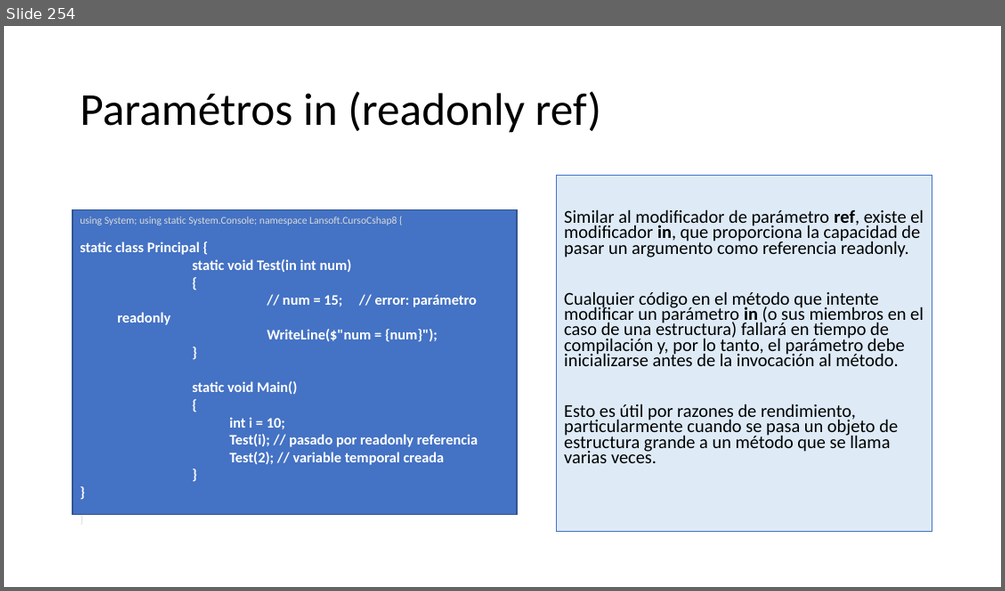
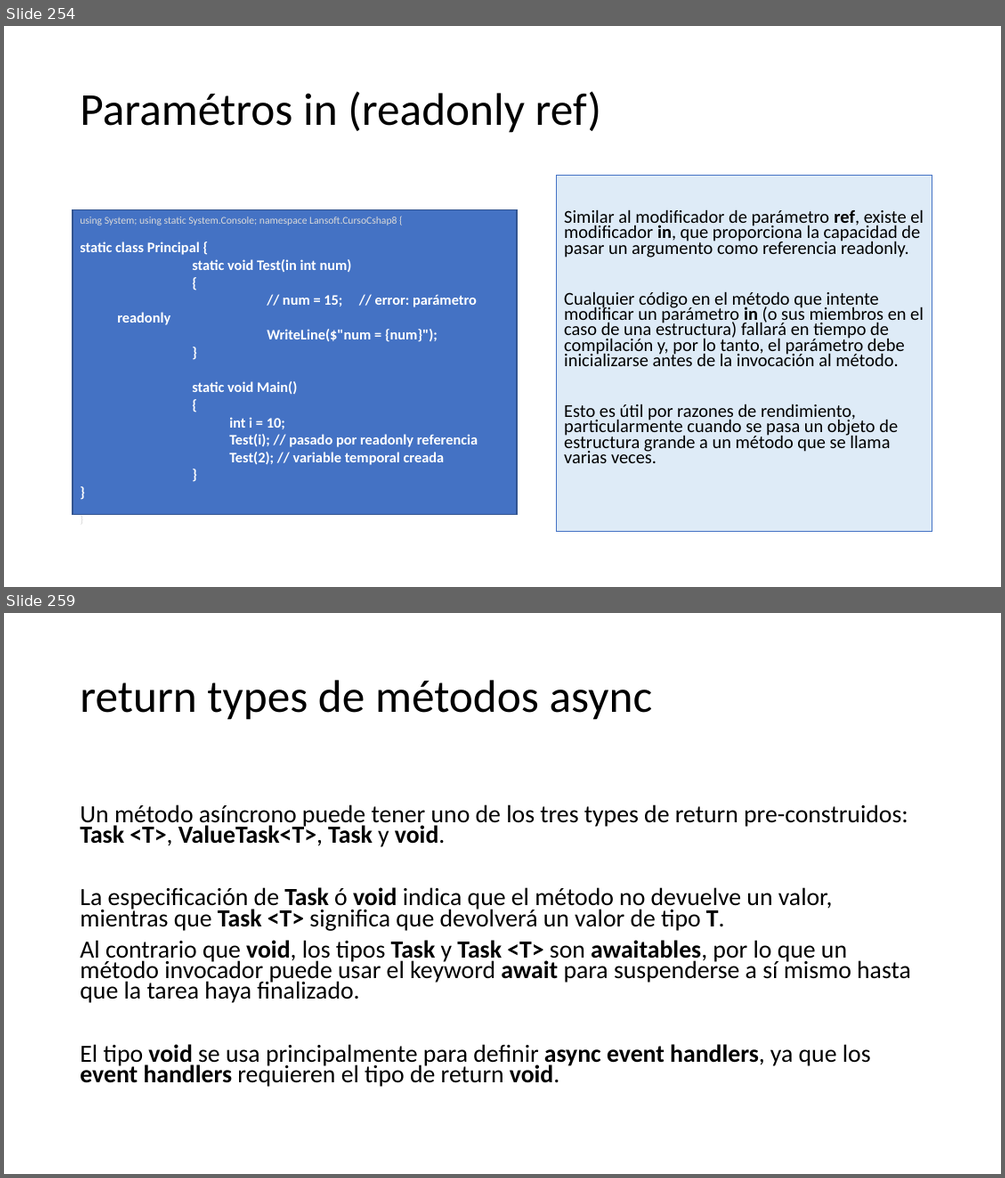
Before and after one commit to AlbertOsinaga/CursoCSharp__8, a slide deck: CSharpQuickReferencia.pptx. Shown one above the other, each under a label of ours: slide 254 before the commit, slides 254 and 259 after it; the slides between them are not shown. The pictures are 1005x591 and 1005x1178 pixels, drawn with LibreOffice and Linux fonts; fonts in the diff are those of the drawing. Boxes give left, top, right and bottom in pixels: in the first picture for what was removed or moved away, otherwise in the second. Text is boxed around its words. In the diff, an @@ line names an element or a change of style, - is before the commit and + after.

```diff
--- a/CSharpQuickReferencia.pptx
+++ b/CSharpQuickReferencia.pptx
@@ slide 259 added at (x1=4, y1=613, x2=1001, y2=1174), background #FFFFFF @@
@@ title added at (x1=80, y1=680, x2=653, y2=720), 44 pt, text #000000 @@
+return types de métodos async
@@ text added at (x1=80, y1=804, x2=911, y2=1086), 23.8 pt, text #000000 @@
+Un método asíncrono puede tener uno de los tres types de return pre-construidos: Task <T>, ValueTask<T>, Task y void.
+La especificación de Task ó void indica que el método no devuelve un valor, mientras que Task <T> significa que devolverá un valor de tipo T.
+Al contrario que void, los tipos Task y Task <T> son awaitables, por lo que un método invocador puede usar el keyword await para suspenderse a sí mismo hasta que la tarea haya finalizado.
+El tipo void se usa principalmente para definir async event handlers, ya que los event handlers requieren el tipo de return void.
```
Also in this commit, not shown: 1 slide changed, 5 other slides added.
